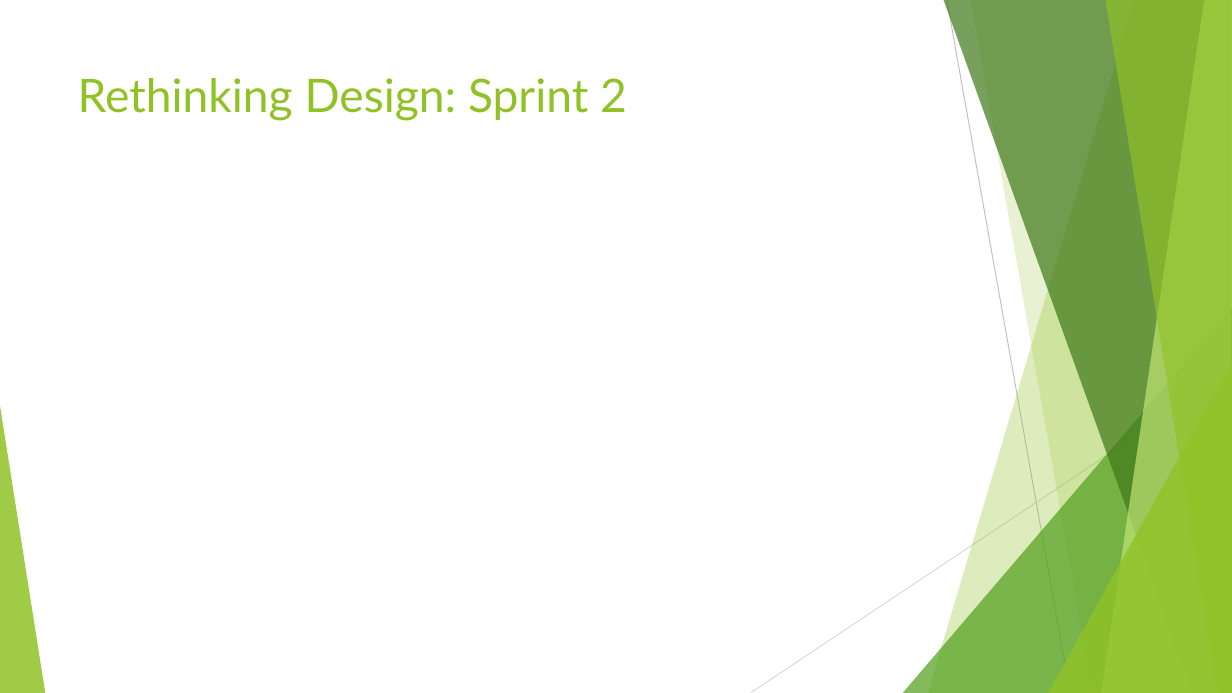
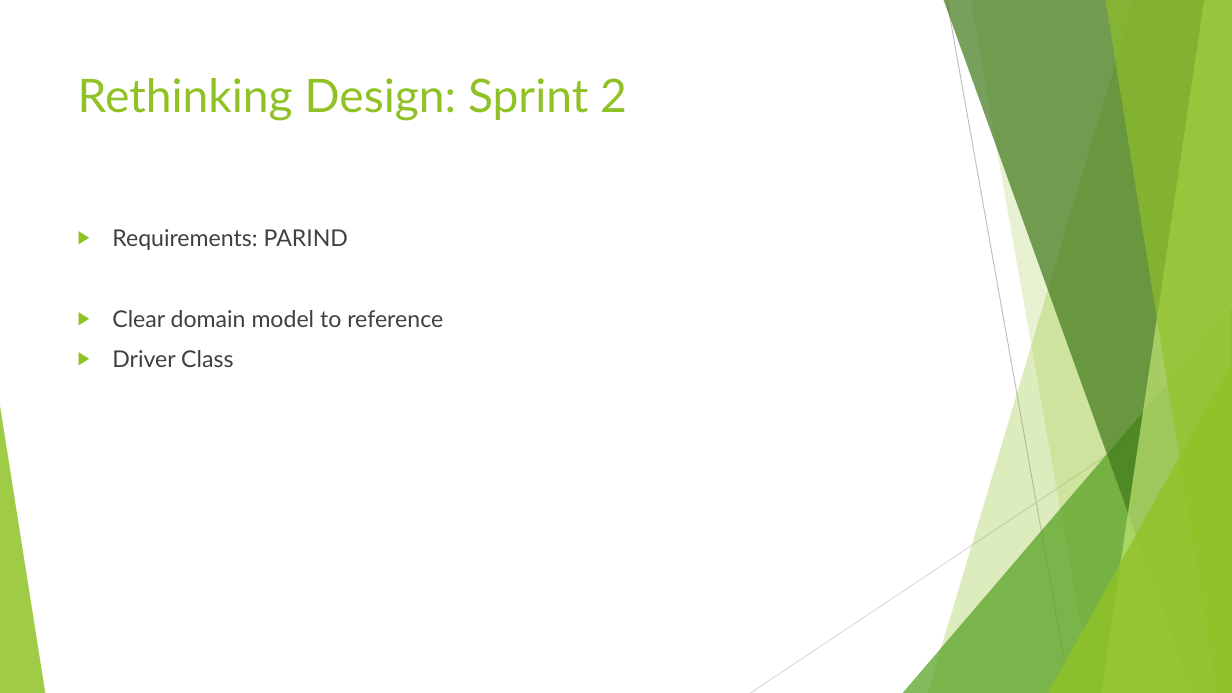
Before and after one commit to jamesonn/CS361_Final_Project, a slide deck: slide 6 of Chrono Timer v1.pptx (slide 7 before the commit). Drawn at 1232x693 pixels with LibreOffice and Linux fonts; fonts in the diff are those of the drawing. Boxes give left, top, right and bottom in pixels: in the first picture for what was removed or moved away, otherwise in the second. Text is boxed around its words. In the diff, an @@ line names an element or a change of style, - is before the commit and + after.

Commit message:
update to powerpoint

```diff
--- a/Chrono Timer v1.pptx
+++ b/Chrono Timer v1.pptx
@@ text added at [112, 229, 443, 367], 18 pt, text #404040 @@
+▶ Requirements: PARIND
+▶ Clear domain model to reference
+▶ Driver Class
```
Also in this commit, not shown: 4 other slides changed, 4 slides removed.
